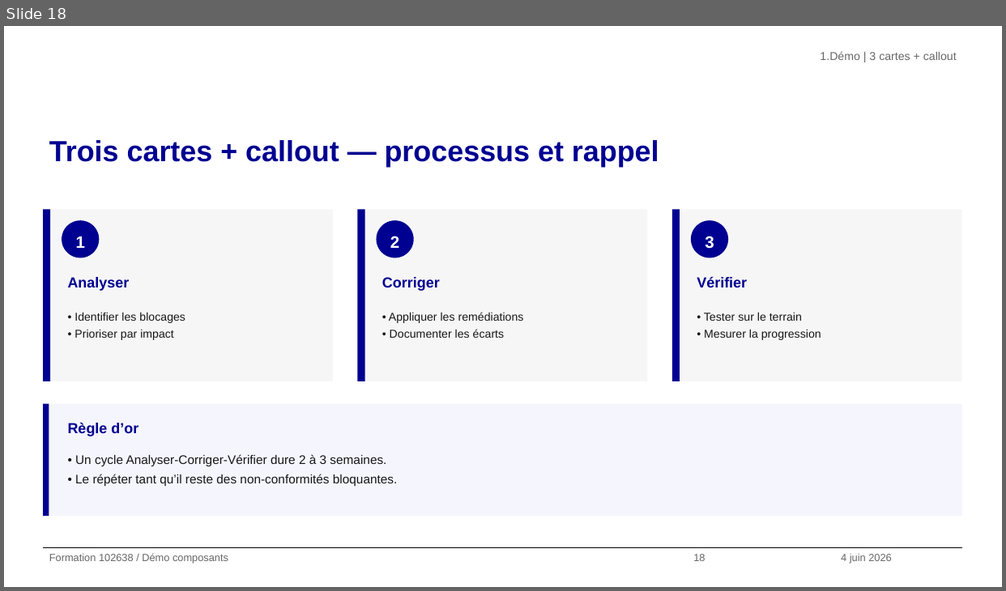
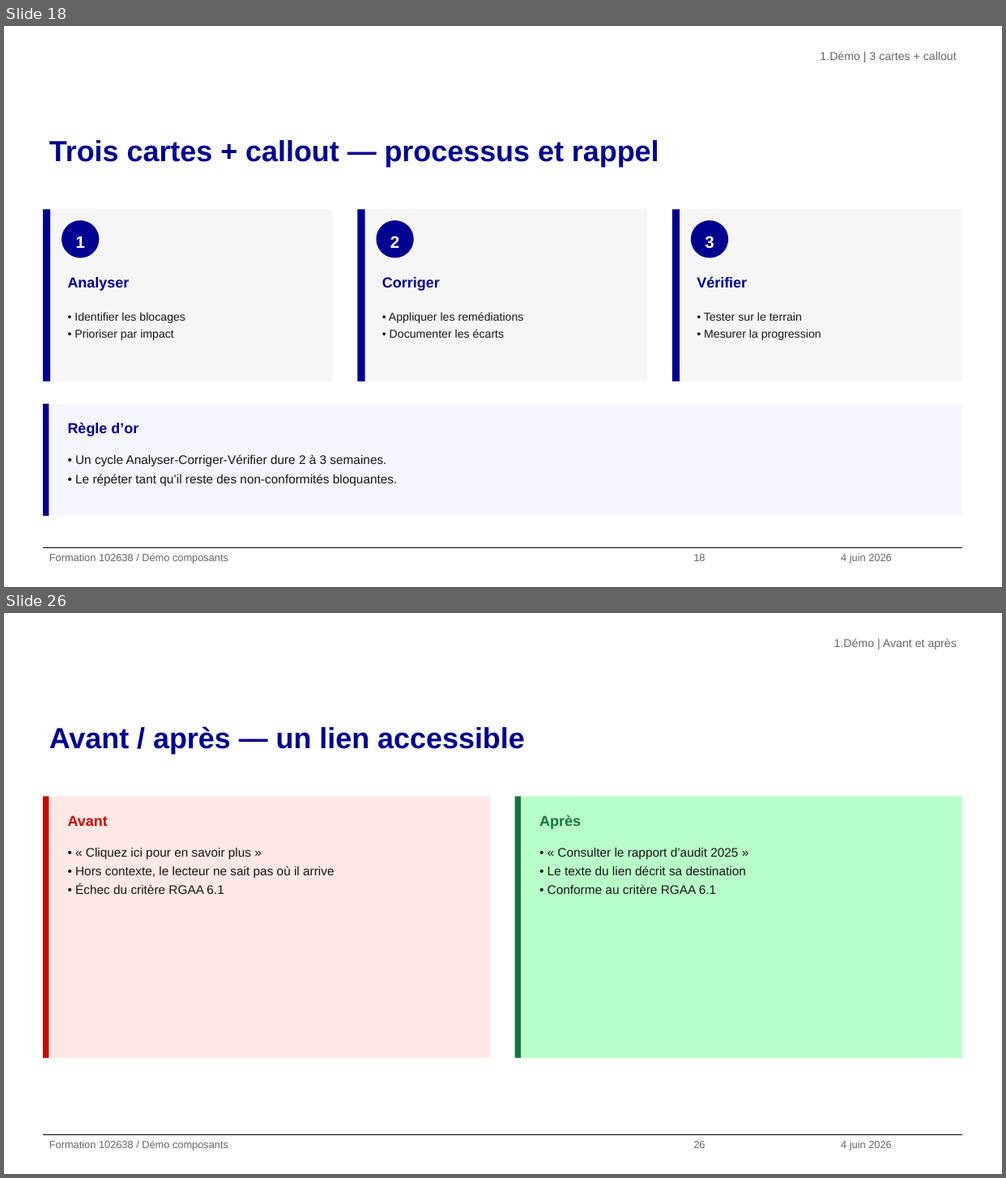
Before and after one commit to alexandra-guiderdoni/usine-fabrication-igpde-102846-ay11, a slide deck: demo-template-dsfr.pptx. Shown one above the other, each under a label of ours: slide 18 before the commit, slides 18 and 26 after it; the slides between them are not shown. The pictures are 1006x591 and 1006x1178 pixels, drawn with LibreOffice and Linux fonts; fonts in the diff are those of the drawing; background and template pictures are left out. Boxes give left, top, right and bottom in pixels: in the first picture for what was removed or moved away, otherwise in the second. Text is boxed around its words. In the diff, an @@ line names an element or a change of style, - is before the commit and + after.

Commit message:
Ajout helpers checklist, avant/après, exemple/contre-exemple et slide clôture
- add_checklist() : liste à cocher avec cases Unicode ☑/☐ (vertes/bleues)
- add_avant_apres() : 2 colonnes rouge clair / vert clair
- add_exemple_contre_exemple() : 2 colonnes avec icônes ✓ / ✗
- Slides démo 19-21 : 1/2/3 cartes sans numéro
- Slides démo 22-24 : 1/2/3 cartes sans numéro + callout plein largeur
- Slide 25 : checklist de 7 critères accessibilité
- Slide 26 : avant/après sur un lien accessible (RGAA 6.1)
- Slide 27 : exemple/contre-exemple sur alt text d'image
- Slide 28 : clôture (contact, espace Alizé, rappel évaluation)
- Slide 2 remontée : titre à 2,5" et callout à 3,8"
- Démo passe de 15 à 28 slides

```diff
--- a/demo-template-dsfr.pptx
+++ b/demo-template-dsfr.pptx
@@ slide 26 added at [4, 613, 1002, 1174], background #FFFFFF; not listed: 1 template element that a slide beside it also shows @@
@@ text added at [834, 638, 957, 649], 11 pt, text #666666 @@
+1. Démo | Avant et après
@@ title added at [49, 726, 525, 754], 28 pt, text #000091, bold @@
+Avant / après — un lien accessible
@@ rectangle added at [43, 796, 49, 1059], fill #CE0500 @@
@@ rectangle added at [49, 796, 490, 1059], fill #FFE8E5 @@
@@ rectangle added at [514, 796, 521, 1059], fill #18753C @@
@@ rectangle added at [521, 796, 961, 1059], fill #B8FEC9 @@
@@ text added at [68, 815, 108, 826], 14 pt, text #CE0500, bold @@
+Avant
@@ text added at [539, 815, 581, 829], 14 pt, text #18753C, bold @@
+Après
@@ text added at [75, 848, 334, 894], 12 pt, text #161616 @@
+• « Cliquez ici pour en savoir plus »
+• Hors contexte, le lecteur ne sait pas où il arrive
+• Échec du critère RGAA 6.1
@@ text added at [548, 848, 746, 894], 12 pt, text #161616 @@
+• « Consulter le rapport d’audit 2025 »
+• Le texte du lien décrit sa destination
+• Conforme au critère RGAA 6.1
@@ text added at [49, 1140, 228, 1151], 10 pt, text #666666 @@
+Formation 102638 / Démo composants
@@ text added at [693, 1141, 705, 1148], 10 pt, text #666666 @@
+26
@@ text added at [841, 1141, 891, 1151], 10 pt, text #666666 @@
+4 juin 2026
```
Also in this commit, not shown: 1 slide changed, 9 other slides added, 2 other files.
